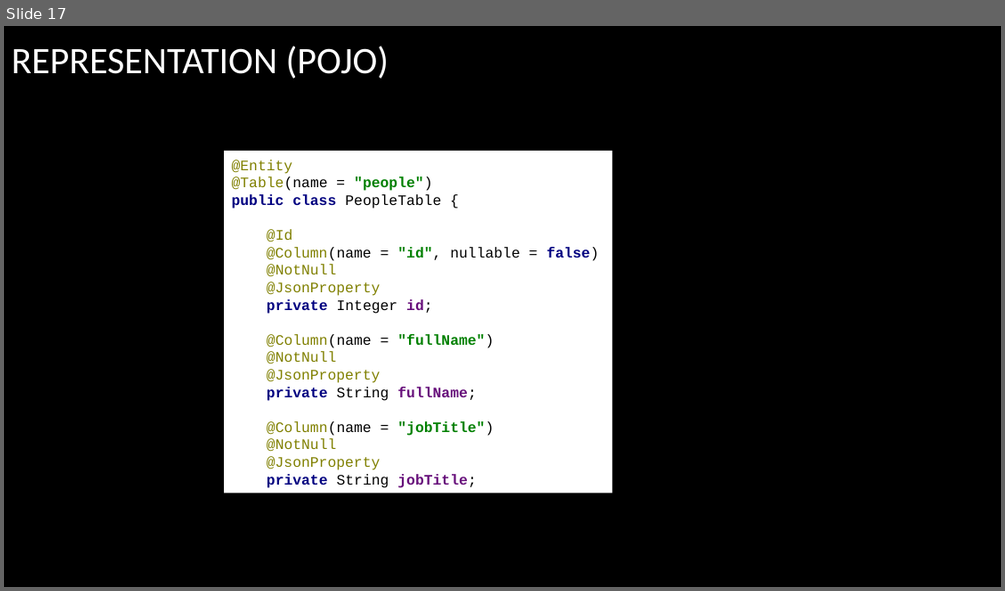
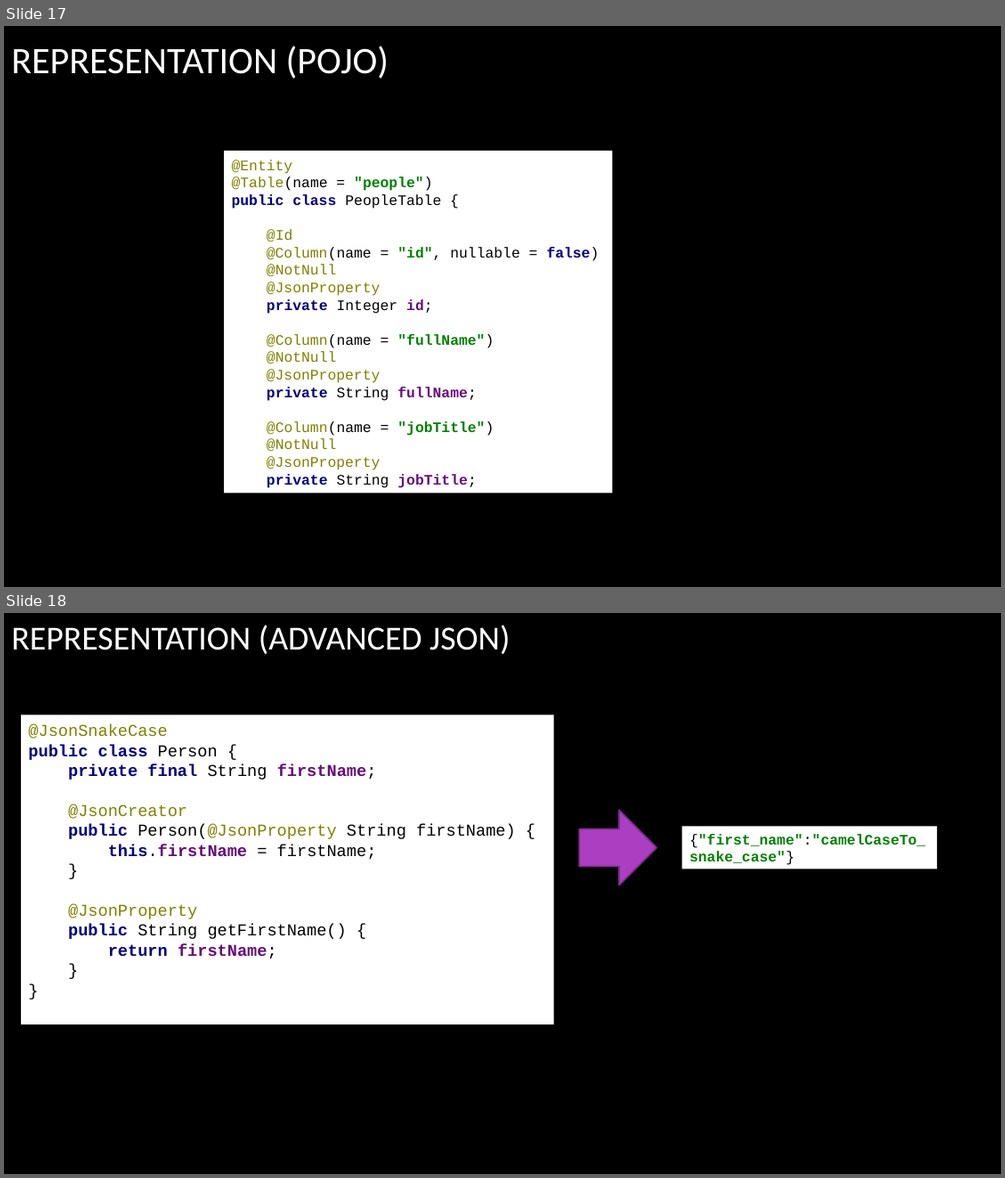
Before and after one commit to arenat/wiza_1, a slide deck: wiza.pptx. Shown one above the other, each under a label of ours: slide 17 before the commit, slides 17 and 18 after it. The pictures are 1005x591 and 1005x1178 pixels, drawn with LibreOffice and Linux fonts; fonts in the diff are those of the drawing; background and template pictures are left out. Boxes give left, top, right and bottom in pixels: in the first picture for what was removed or moved away, otherwise in the second. Text is boxed around its words. In the diff, an @@ line names an element or a change of style, - is before the commit and + after.

```diff
--- a/wiza.pptx
+++ b/wiza.pptx
@@ slide 18 added at box(4, 613, 1001, 1174), background picture (left out) @@
@@ title added at box(11, 625, 510, 654), 32.4 pt, text #FFFFFF @@
+REPRESENTATION (ADVANCED JSON)
@@ rectangle added at box(21, 714, 554, 1024), fill #FFFFFF, 16 pt, text #000000 @@
+@JsonSnakeCase
+public class Person {
+private final String firstName;
+@JsonCreator
+public Person(@JsonProperty String firstName) {
+this.firstName = firstName;
+}
+@JsonProperty
+public String getFirstName() {
+return firstName;
+}
+}
@@ right arrow added at box(579, 811, 656, 885), fill #AC3EC1, outline #7F2E8F 1.5 pt @@
@@ rectangle added at box(682, 826, 938, 868), fill #FFFFFF, 14 pt, text #008000, bold @@
+{"first_name":"camelCaseTo_snake_case"}
```
Also in this commit, not shown: 2 slides changed, 9 other slides added.
